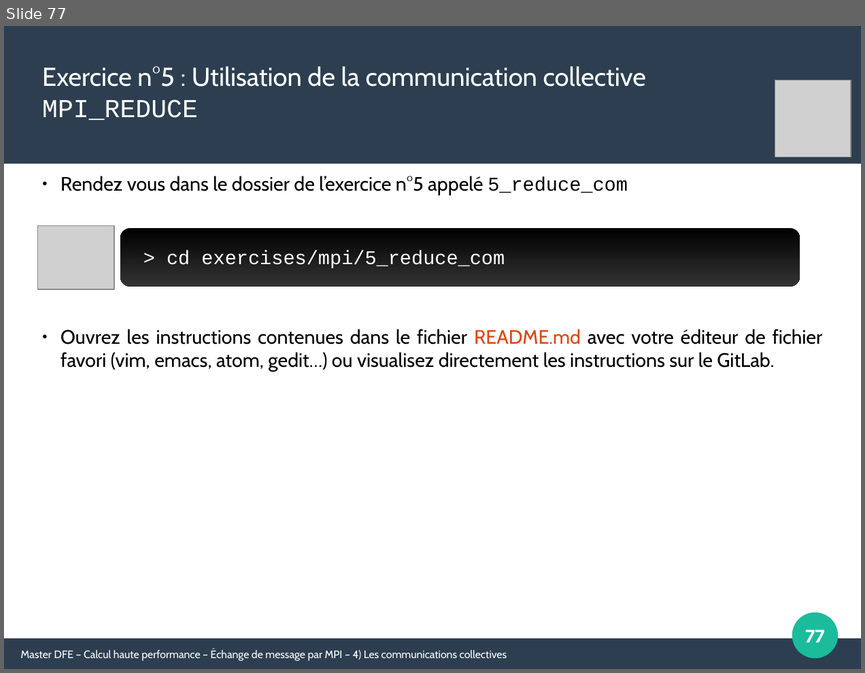
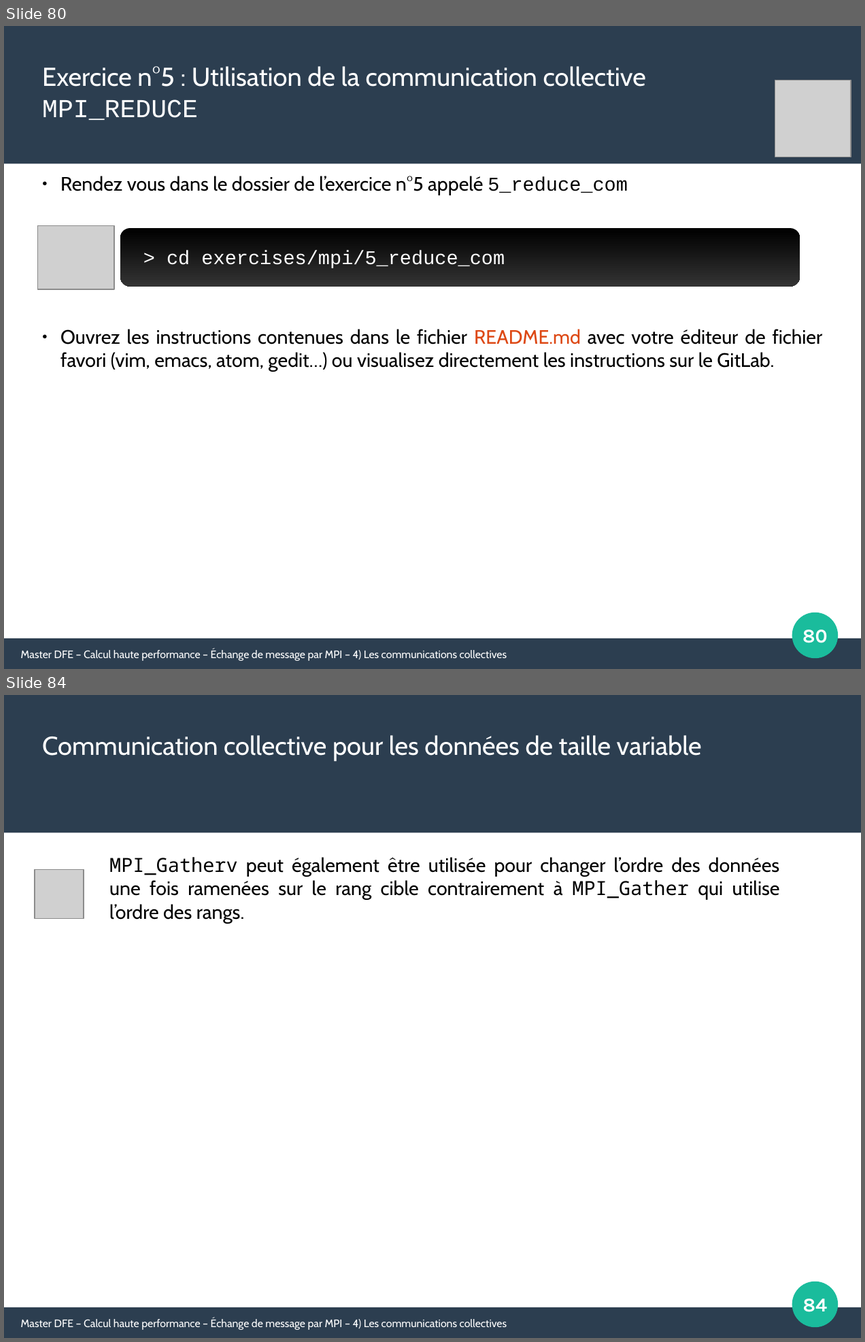
Before and after one commit to Maison-de-la-Simulation/HPC-DFE-Paris-Saclay, a slide deck: support/MPI.odp. Shown one above the other, each under a label of ours: slide 77 before the commit, slides 80 and 84 after it; the slides between them are not shown. The pictures are 865x673 and 865x1342 pixels, drawn with LibreOffice and Linux fonts; fonts in the diff are those of the drawing; grey boxes stand for pictures. Boxes give left, top, right and bottom in pixels: in the first picture for what was removed or moved away, otherwise in the second. Text is boxed around its words. In the diff, an @@ line names an element or a change of style, - is before the commit and + after.

Commit message:
Update of the MPI course with MPI_Gatherv

```diff
--- a/support/MPI.odp
+++ b/support/MPI.odp
@@ slide 84 added at [4,695,861,1338], background #FFFFFF; not listed: 3 template elements that a slide beside it also shows @@
@@ text added at [42,735,702,761], 24 pt, text #FFFFFF @@
+Communication collective pour les données de taille variable
@@ text added at [109,857,780,923], 18 pt, text #000000 @@
+MPI_Gatherv peut également être utilisée pour changer l’ordre des données une fois ramenées sur le rang cible contrairement à MPI_Gather qui utilise l’ordre des rangs.
@@ picture added at [35,869,84,918] @@
@@ page number added at [803,1298,827,1312], 18 pt, text #FFFFFF, bold @@
+84
@@ text added at [21,1317,507,1329], 10 pt, text #FFFFFF @@
+Master DFE – Calcul haute performance – Échange de message par MPI – 4) Les communications collectives
@@ what was slide 77 is now slide 80 @@
@@ page number at [802,629,827,643]: text changed @@
-77
+80
```
Also in this commit, not shown: 3 slides changed, 10 other slides added, 1 other file.
